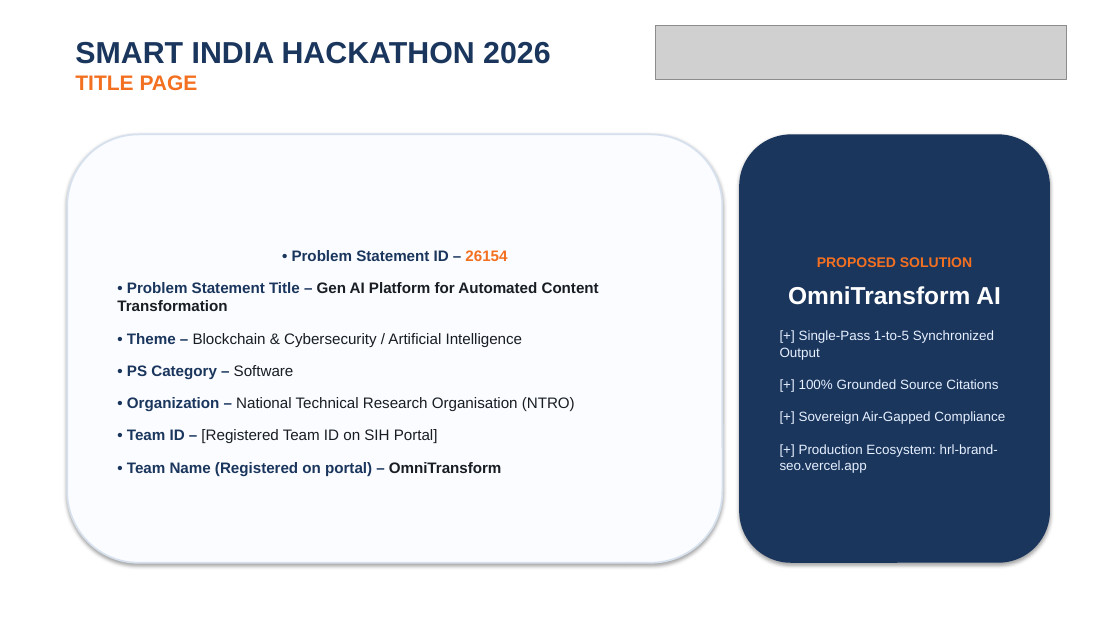
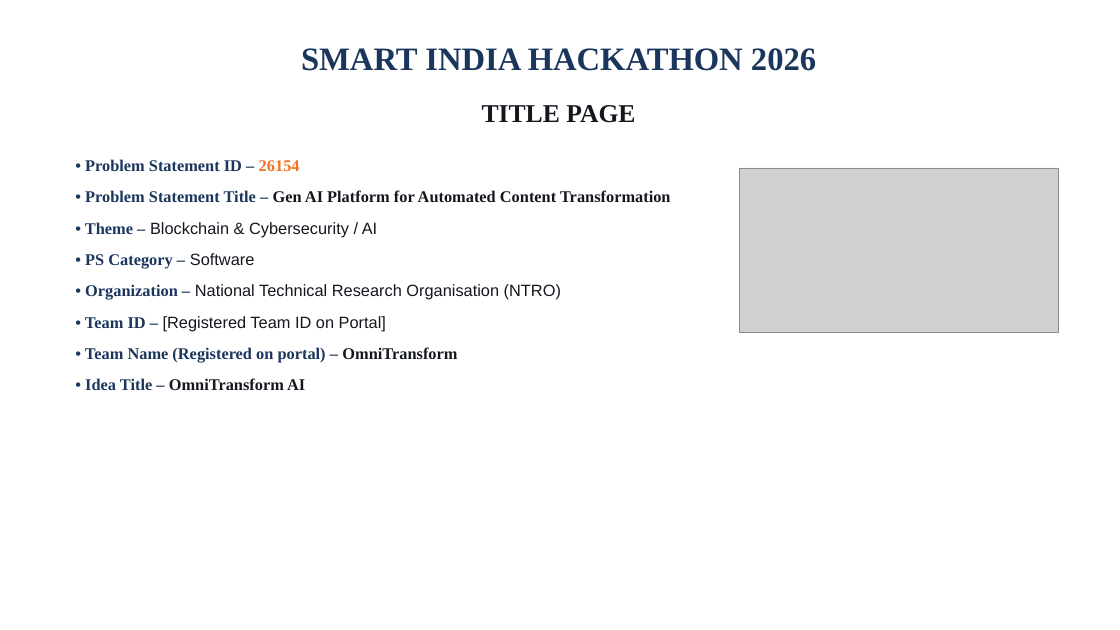
Before and after one commit to hrlpavan/sih-2026-media-problem-statements, a slide deck: slide 1 of SIH2026_Idea_Presentation_PS26154.pptx. Drawn at 1120x630 pixels with LibreOffice and Linux fonts; fonts in the diff are those of the drawing; grey boxes stand for pictures. Boxes give left, top, right and bottom in pixels: in the first picture for what was removed or moved away, otherwise in the second. Text is boxed around its words. In the diff, an @@ line names an element or a change of style, - is before the commit and + after.

```diff
--- a/SIH2026_Idea_Presentation_PS26154.pptx
+++ b/SIH2026_Idea_Presentation_PS26154.pptx
@@ picture removed at box(655, 25, 1067, 80) @@
@@ text at box(75, 42, 550, 64): paragraph removed @@
-SMART INDIA HACKATHON 2026
@@ text added at box(301, 48, 816, 71), 28 pt, text #1B365D, bold @@
+SMART INDIA HACKATHON 2026
@@ text "TITLE PAGE": place and size @@
-text "TITLE PAGE" at box(75, 42, 550, 90)
+text "TITLE PAGE" at box(482, 105, 635, 123)
@@ text "TITLE PAGE" at box(482, 105, 635, 123): size 18 to 22 pt, font Arial to Times New Roman, text colour #F37021 to #14181E; alignment left to centre @@
@@ rounded rectangle removed at box(739, 134, 1050, 563) @@
-PROPOSED SOLUTION
-OmniTransform AI
-[+] Single-Pass 1-to-5 Synchronized Output
-[+] 100% Grounded Source Citations
-[+] Sovereign Air-Gapped Compliance
-[+] Production Ecosystem: hrl-brand-seo.vercel.app
@@ text "• Problem Statement ID – ...": place and size @@
-text "• Problem Statement ID – ..." at box(67, 134, 723, 563)
+text "• Problem Statement ID – ..." at box(85, 159, 671, 390)
@@ text "• Problem Statement ID – ..." at box(85, 159, 671, 390): vertical alignment middle to top; fill #FAFCFF to none; outline #D7E1EE 1.5 pt to none; shadow off @@
@@ text at box(85, 159, 671, 363): size 13 to 14 pt in "• Problem Statement ID – 26154", "• Problem Statement Title – Gen AI ...", "• PS Category – Software", "• Organization – National Technical Research Organisation ..." and 1 more places; font Arial to Times New Roman in "• Problem Statement ID – 26154", "• Problem Statement Title – Gen AI ...", "• PS Category –", "• Organization –" and 1 more places; text colour #191E24 to #14181E in "Gen AI Platform for Automated Content Transformation", "Software", "National Technical Research Organisation (NTRO)", "OmniTransform"; alignment centre to left; less space between paragraphs @@
@@ picture added at box(739, 168, 1059, 333) @@
@@ text at box(85, 222, 377, 237): text changed; size 13 to 14 pt; text colour #191E24 to #14181E @@
-• Theme – Blockchain & Cybersecurity / Artificial Intelligence
+• Theme – Blockchain & Cybersecurity / AI
@@ text at box(85, 316, 386, 331): text changed; size 13 to 14 pt; text colour #191E24 to #14181E @@
-• Team ID – [Registered Team ID on SIH Portal]
+• Team ID – [Registered Team ID on Portal]
@@ text at box(85, 378, 305, 390): paragraph added @@
+• Idea Title – OmniTransform AI
```
Also in this commit, not shown: 5 other slides changed, 2 other files.
